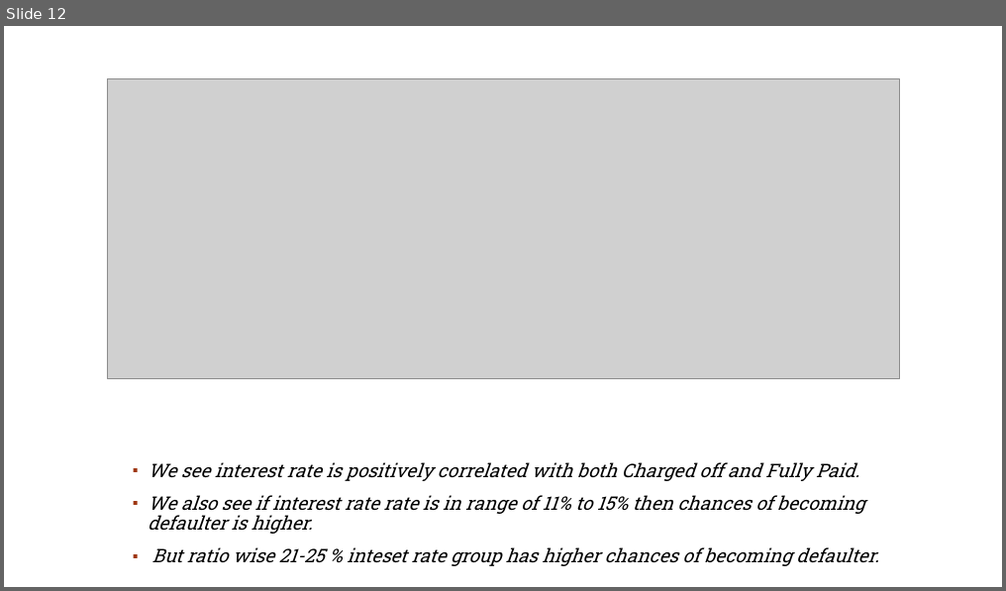
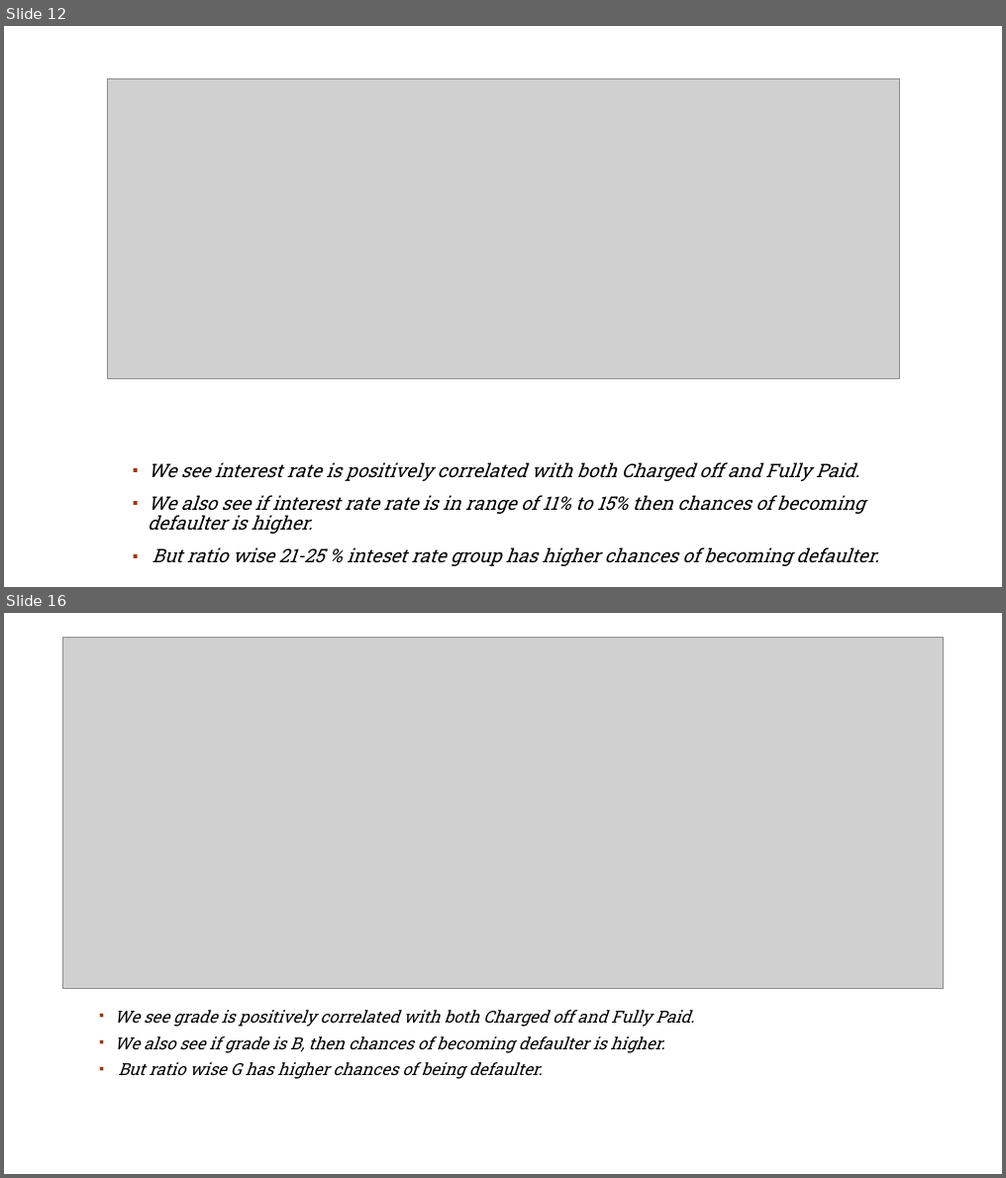
Before and after one commit to rahul2july/lendingclubcasestudy, a slide deck: lendingclubcasestudy.pptx. Shown one above the other, each under a label of ours: slide 12 before the commit, slides 12 and 16 after it; the slides between them are not shown. The pictures are 1006x591 and 1006x1178 pixels, drawn with LibreOffice and Linux fonts; fonts in the diff are those of the drawing; grey boxes stand for pictures; background and template pictures are left out. Boxes give left, top, right and bottom in pixels: in the first picture for what was removed or moved away, otherwise in the second. Text is boxed around its words. In the diff, an @@ line names an element or a change of style, - is before the commit and + after.

```diff
--- a/lendingclubcasestudy.pptx
+++ b/lendingclubcasestudy.pptx
@@ slide 16 added at bbox=[4, 613, 1002, 1174], background #FFFFFF; not listed: 1 template element that a slide beside it also shows @@
@@ picture added at bbox=[62, 638, 943, 989] @@
@@ text added at bbox=[114, 1010, 694, 1079], 16 pt, text #000000, italic @@
+▪ We see grade is positively correlated with both Charged off and Fully Paid.
+▪ We also see if grade is B, then chances of becoming defaulter is higher.
+▪ But ratio wise G has higher chances of being defaulter.
```
Also in this commit, not shown: 2 slides changed, 11 other slides added, 2 other files.
